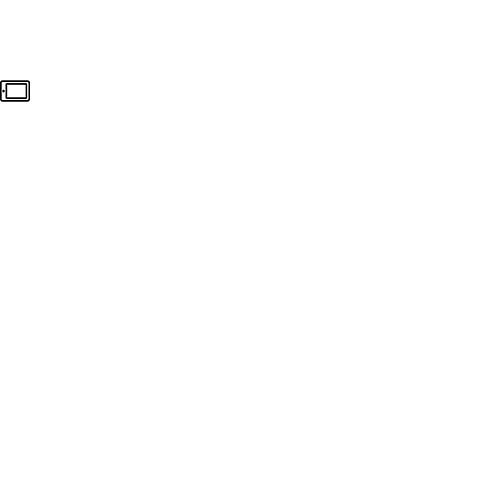
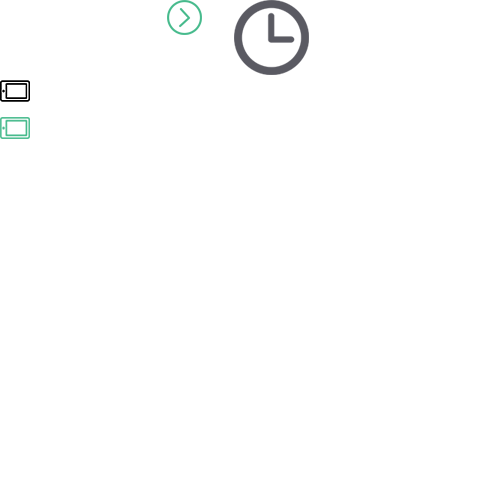
Before/after of a 500px x 500px layered artwork. What changed in the layer stack:
added layer "clock-icon-2" above "Слой 0" over [234,0,309,75]
added layer "Слой 0" over [0,0,202,139]
